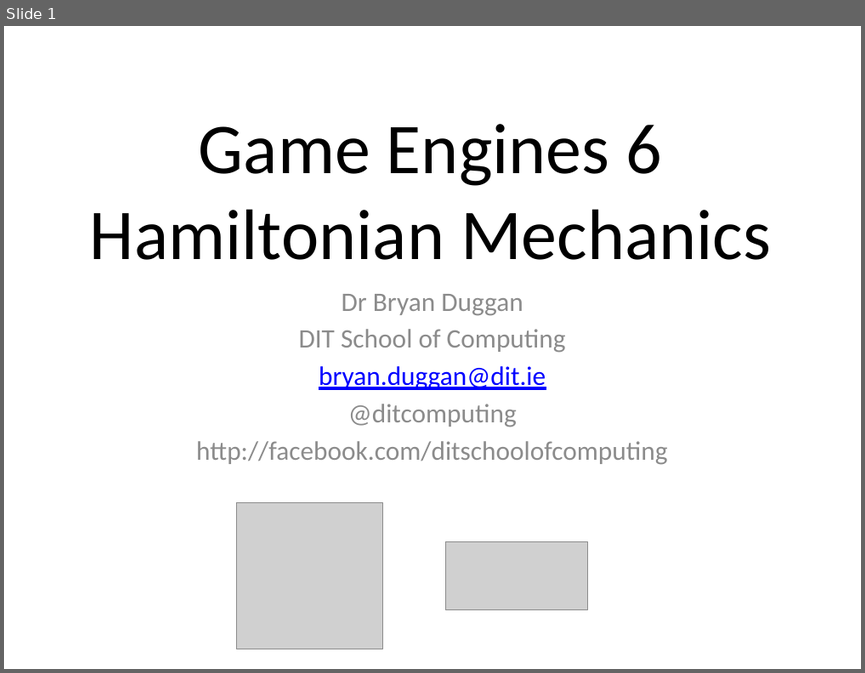
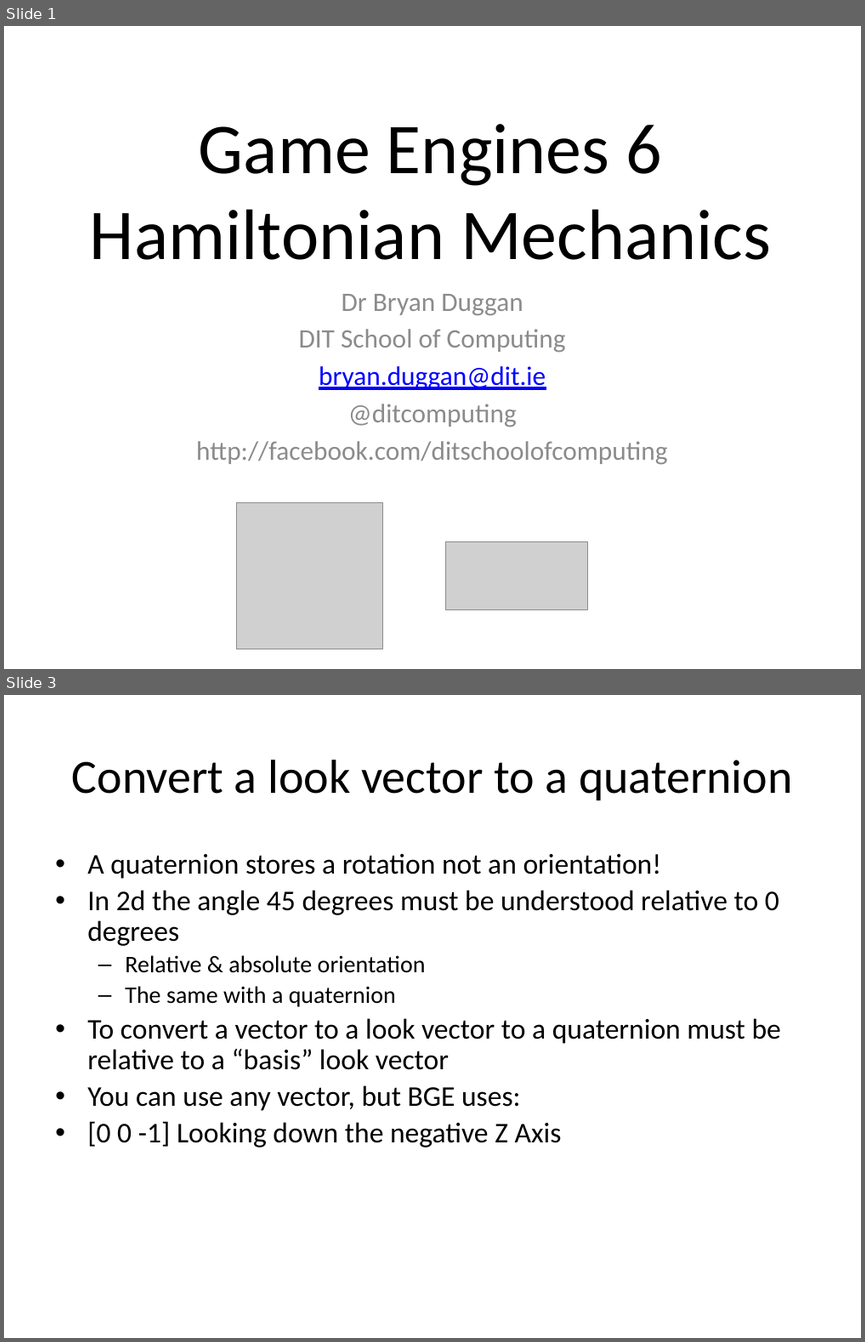
Before and after one commit to skooter500/BGE-V1, a slide deck: Lectures/Game Engines 7.pptx. Shown one above the other, each under a label of ours: slide 1 before the commit, slides 1 and 3 after it; the slides between them are not shown. The pictures are 865x673 and 865x1342 pixels, drawn with LibreOffice and Linux fonts; fonts in the diff are those of the drawing; grey boxes stand for pictures; background and template pictures are left out. Boxes give left, top, right and bottom in pixels: in the first picture for what was removed or moved away, otherwise in the second. Text is boxed around its words. In the diff, an @@ line names an element or a change of style, - is before the commit and + after.

```diff
--- a/Lectures/Game Engines 7.pptx
+++ b/Lectures/Game Engines 7.pptx
@@ slide 3 added at box(4, 695, 861, 1338), background #FFFFFF @@
@@ title added at box(72, 760, 793, 800), 40 pt, text #000000 @@
+Convert a look vector to a quaternion
@@ text added at box(87, 853, 781, 1147), 24 pt, text #000000 @@
+• A quaternion stores a rotation not an orientation!
+• In 2d the angle 45 degrees must be understood relative to 0 degrees
+  – Relative & absolute orientation
+  – The same with a quaternion
+• To convert a vector to a look vector to a quaternion must be relative to a “basis” look vector
+• You can use any vector, but BGE uses:
+• [0 0 -1] Looking down the negative Z Axis
```
Also in this commit, not shown: 18 other slides added, 1 other file.
